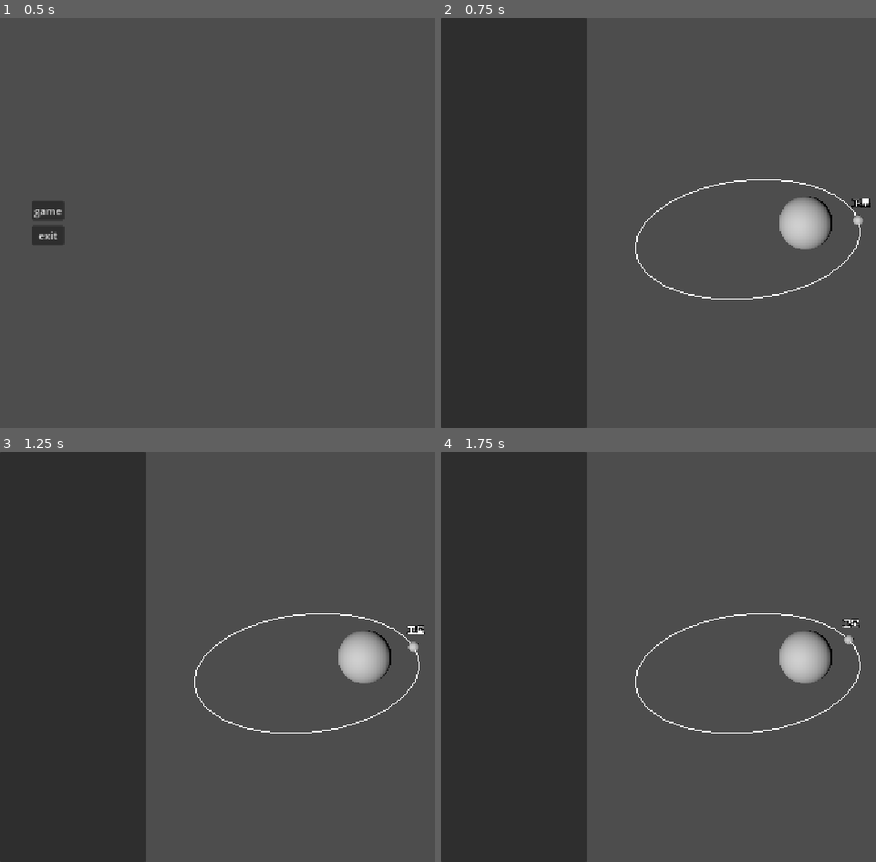
Above: before the commit, frames 1-4 (two rows, left to right).
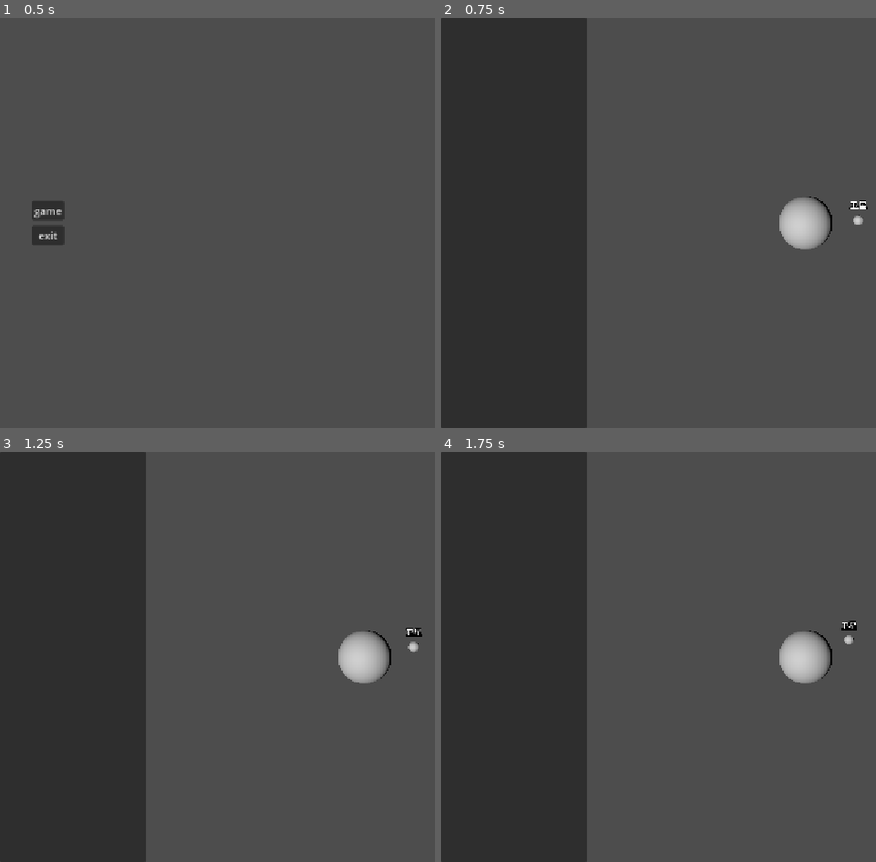
Above: after the commit, the same moments.

Repository: ReineoMesti/ISPE
Game: Godot game, scene res://menu.tscn
Two runs of this game, one before a commit and one after it. Both use one fixed random seed, a clock stepped at 60 frames per second and the inputs below.
Inputs (mouse positions are in pixels of both pictures, inside the frame that each line leads up to):
- Up to frame 1 (0.5 s): no input
- Up to frame 2 (0.75 s): click "game" at 0.5 s
- Up to frame 3 (1.25 s): no input
- Up to frame 4 (1.75 s): move the mouse to (outside the picture) at 1.27 s

Frame 1 is identical in both runs. In frame 2, 0.4% of the frame differs, in the area x 44-99%, y 39-69%; in frame 3, 0.5%, in the area x 44-98%, y 39-69%; in frame 4, 0.4%.

Commit message:
dev: 修改了轨道显示逻辑，目前轨道只会在天体被触摸时显示

Diff:
--- a/UIClassFiles/mouseRay.gd
+++ b/UIClassFiles/mouseRay.gd
@@ -1,7 +1,7 @@
 extends RayCast3D
 
 var camera: Camera3D
-var onCollidingObject: Area3D
+var onCollidingObject: collisionAreaOfSign
 
 func _ready() -> void:
 	camera = get_parent().get_node("Camera")
@@ -21,16 +21,17 @@
 	force_raycast_update()
 	if is_colliding():
 		var collidingObject = get_collider()
-		if collidingObject is Area3D:
+		if collidingObject is collisionAreaOfSign:
 			if collidingObject != onCollidingObject:
-				collidingObject.body_entered.emit()
+				collidingObject.touchedByMouse.emit(spaceObjectDisplay.ONTOUCH_STATUS)
 				if onCollidingObject != null:
-					onCollidingObject.body_exited.emit()
+					onCollidingObject.touchExitedByMouse.emit(spaceObjectDisplay.ONTOUCH_STATUS)
+			onCollidingObject = collidingObject
 		else:
 			if onCollidingObject:
-				onCollidingObject.body_exited.emit()
-		onCollidingObject = collidingObject
+				onCollidingObject.touchExitedByMouse.emit(spaceObjectDisplay.ONTOUCH_STATUS)
+			onCollidingObject = null
 	else:
 		if onCollidingObject:
-			onCollidingObject.body_exited.emit()
+			onCollidingObject.touchExitedByMouse.emit(spaceObjectDisplay.ONTOUCH_STATUS)
 			onCollidingObject = null
--- /dev/null
+++ b/displayClassFiles/collisionAreaOfSign.gd
@@ -0,0 +1,20 @@
+class_name collisionAreaOfSign extends Area3D
+
+signal touchedByMouse
+signal touchExitedByMouse
+var collisionModel: CollisionShape3D
+var radius: float
+
+func _init(touchRadius3D: float = 0.1) -> void:
+	radius = touchRadius3D
+
+func _ready() -> void:
+	collisionModel = CollisionShape3D.new()
+	var sphereCollisionModel = SphereShape3D.new()
+	sphereCollisionModel.radius = radius
+	collisionModel.shape = sphereCollisionModel
+	add_child(collisionModel)
+
+# Called every frame. 'delta' is the elapsed time since the previous frame.
+func _process(delta: float) -> void:
+	pass
--- a/displayClassFiles/orbitDisplay.gd
+++ b/displayClassFiles/orbitDisplay.gd
@@ -2,8 +2,13 @@
 
 var meshResource: ImmediateMesh
 var nodeInstance: MeshInstance3D
+var material: StandardMaterial3D
+var activeColor: Color
 
-func _init(parent:Node3D, orbit:Callable, begin:float, end:float, stepCount:int, enclosed:bool) -> void:
+func _init(parent:Node3D, orbit:Callable,
+	begin:float, end:float, stepCount:int, enclosed:bool,
+	color: Color = Color.GREEN_YELLOW) :
+
 	meshResource = ImmediateMesh.new()
 	meshResource.clear_surfaces()
 	meshResource.surface_set_color(Color.BLUE)
@@ -20,5 +25,12 @@
 	meshResource.surface_end()
 	nodeInstance = MeshInstance3D.new()
 	nodeInstance.mesh = meshResource
+	material = StandardMaterial3D.new()
+	material.vertex_color_use_as_albedo = true
+	material.shading_mode = BaseMaterial3D.SHADING_MODE_UNSHADED
+	activeColor = color
+	material.albedo_color = activeColor
+	nodeInstance.material_override = material
+
 	if parent != null:
 		parent.add_child(nodeInstance)
--- a/displayClassFiles/spaceObjectDisplay.gd
+++ b/displayClassFiles/spaceObjectDisplay.gd
@@ -7,7 +7,7 @@
 ## 用于标称名字的标签实例
 var labelInstance: Label3D
 ## 用于设置文本悬停高度的向量，一般需要是Vector3.UP正向的
-var positionOffsetVector: Vector3
+var positionOffsetVector: Vector2
 
 ## 标称符号的半径取值
 const signRadius = 0.1
@@ -16,11 +16,8 @@
 var signInstance: MeshInstance3D
 ## 标称符号的物理区域
 var signArea: Area3D
-## 标称符号的物理碰撞体
-var signCollision: CollisionShape3D
-## 发生点击的信号
-signal onClick
-
+## 轨道显示
+var orbitDisplayInstance: orbitDisplay
 
 const NORMAL_STATUS = 0
 const ONTOUCH_STATUS = 1
@@ -30,29 +27,27 @@
 var status: int
 
 
-func _init(tag: String, parent: Node = null, offset:Vector3 = Vector3.ZERO) -> void:
+func _init(tag: String, displayedOrbit: orbitDisplay, parent: Node = null, offset:Vector2 = Vector2.ZERO) -> void:
 	labelInstance = Label3D.new()
 	labelInstance.text = tag
 	labelInstance.billboard = BaseMaterial3D.BILLBOARD_ENABLED
 
 	positionOffsetVector = offset
+	labelInstance.offset = positionOffsetVector
 	signInstance = MeshInstance3D.new()
 	var sphereMeshInstance = SphereMesh.new()
 	sphereMeshInstance.radius = signRadius
 	sphereMeshInstance.height = signRadius * 2
 	signInstance.mesh = sphereMeshInstance
-
-	signArea = Area3D.new()
-	signCollision = CollisionShape3D.new()
-	signCollision.shape = SphereShape3D.new()
-	signCollision.shape.radius = signRadius
-	signArea.add_child(signCollision)
+	orbitDisplayInstance = displayedOrbit
+	signArea = collisionAreaOfSign.new(signRadius)
 	signInstance.add_child(signArea)
 	status = NORMAL_STATUS
+
+	signArea.collision_layer = 1
+	signArea.touchedByMouse.connect(collisionProcessor)
+	signArea.touchExitedByMouse.connect(collisionRecoverProcessor)
 	appearanceNormal()
-	signArea.collision_layer = 1
-	signArea.body_entered.connect(collisionProcessor)
-	signArea.body_exited.connect(collisionRecoverProcessor)
 	if parent != null:
 		mount(parent)
 
@@ -61,27 +56,33 @@
 func mount(parent: Node) -> void:
 	parent.add_child(labelInstance)
 	parent.add_child(signInstance)
+	parent.add_child(orbitDisplayInstance.nodeInstance)
+	orbitDisplayInstance.nodeInstance.hide()
 
 ## 指定位置
 func moveTo(position_: Vector3) -> void:
 	signInstance.position = position_
-	labelInstance.position = position_ + positionOffsetVector
+	labelInstance.position = position_
 
-func collisionProcessor():
-	appearanceOnTouch()
-func collisionRecoverProcessor():
-	appearanceNormal()
+func collisionProcessor(signalType: int):
+	if signalType == ONTOUCH_STATUS:
+		appearanceOnTouch()
+	elif signalType == ONCLICK_STATUS:
+		appearanceOnClick()
+func collisionRecoverProcessor(signalType: int):
+	if status == signalType:
+		appearanceNormal()
 
 func appearanceOnTouch() -> void:
+	orbitDisplayInstance.nodeInstance.show()
 	status = ONTOUCH_STATUS
 	labelInstance.modulate = onTouchFontColor
-	#labelInstance.font_size += 4
 
 func appearanceOnClick() -> void:
 	status = ONCLICK_STATUS
 	labelInstance.modulate = onClickFontColor
 
 func appearanceNormal() -> void:
+	orbitDisplayInstance.nodeInstance.hide()
 	labelInstance.modulate = normalFontColor
-	#labelInstance.font_size -= 4
 	status = NORMAL_STATUS
--- a/overworld.gd
+++ b/overworld.gd
@@ -5,7 +5,6 @@
 
 var ellipse: orbitEllipse
 var ship: spaceObjectControl
-var curve: orbitDisplay
 
 func _ready() -> void:
 
@@ -13,14 +12,7 @@
 	camera.look_at(Vector3(0,0,0))
 	center.global_position = Vector3(0,0,0)
 	ellipse = orbitEllipse.new(Vector3.UP, Vector3.ZERO, Vector3.FORWARD * 1, Vector3.BACK * 3)
-	ship = spaceObjectControl.new("卫星", ellipse, shapedObject.NONE, self, 1, Vector3.UP * 0.4)
-	curve = orbitDisplay.new(self, ellipse.centerPosition, 0, 2*PI, 30, true)
-
-	var material = StandardMaterial3D.new()
-	material.vertex_color_use_as_albedo = true
-	material.shading_mode = BaseMaterial3D.SHADING_MODE_UNSHADED
-	curve.nodeInstance.material_override = material
-
+	ship = spaceObjectControl.new("卫星", ellipse, shapedObject.NONE, self, 1, Vector2.DOWN * 60)
 
 # Called every frame. 'delta' is the elapsed time since the previous frame.
 @onready var time = 0
--- a/spaceObjectClassFiles/spaceObjectControl.gd
+++ b/spaceObjectClassFiles/spaceObjectControl.gd
@@ -9,11 +9,13 @@
 ## 常数
 var mu: float
 
-func _init(tag: String, orbitData: orbit3d, shapeData: shapedObject, parent: Node, mu_:float,
-	offset: Vector3 = Vector3.ZERO):
+func _init(tag: String, orbitData: orbit3d, shapeData: shapedObject, parent: Node3D, mu_:float,
+	offset: Vector2 = Vector2.ZERO):
 	name = tag
 	dataInstance = spaceObject.new(orbitData, shapeData)
-	displayInstance = spaceObjectDisplay.new(name, parent, offset)
+	var orbitDisplayInstance: orbitDisplay
+	orbitDisplayInstance = orbitDisplay.new(parent, dataInstance.orbit.centerPosition, 0, 2 * PI, 60, true)
+	displayInstance = spaceObjectDisplay.new(name, orbitDisplayInstance, parent, offset)
 	mu = mu_
 func flush(time: float):
 	displayInstance.moveTo(dataInstance.moveVector(mu, time) + dataInstance.orbit.majorFocus)
Not shown, added: displayClassFiles/collisionAreaOfSign.gd.uid
Not shown, added: storyboard.tscn103993811835.tmp
